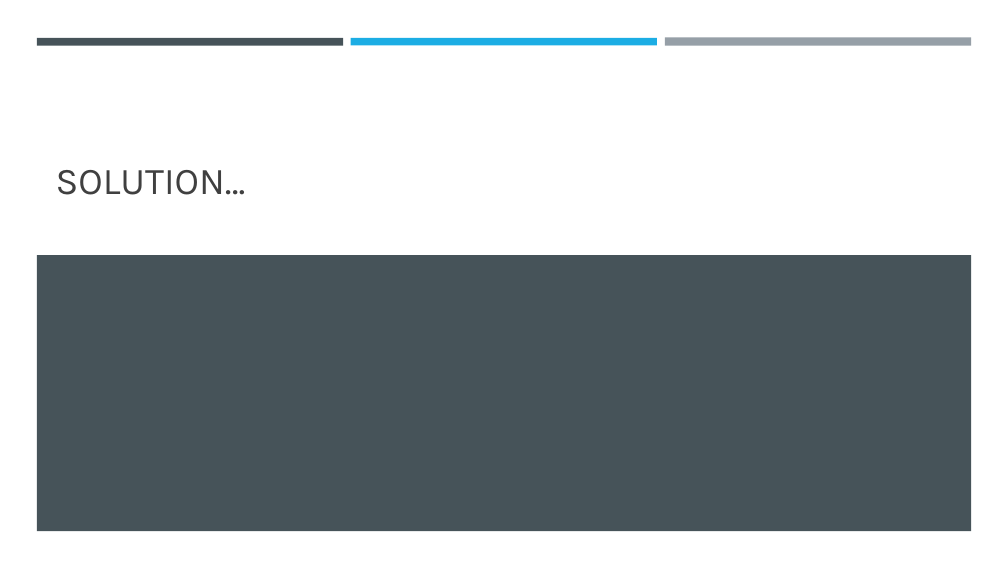
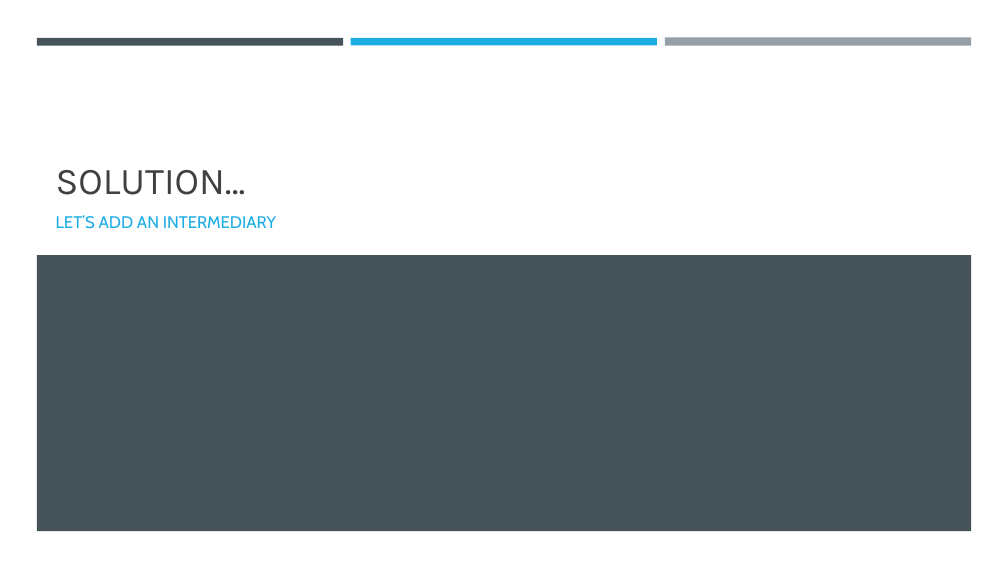
Before and after one commit to vesou/MediatRDemo, a slide deck: slide 9 of How to decouple your code.pptx. Drawn at 1008x567 pixels with LibreOffice and Linux fonts; fonts in the diff are those of the drawing. Boxes give left, top, right and bottom in pixels: in the first picture for what was removed or moved away, otherwise in the second. Text is boxed around its words. In the diff, an @@ line names an element or a change of style, - is before the commit and + after.

```diff
--- a/How to decouple your code.pptx
+++ b/How to decouple your code.pptx
@@ subtitle added at (x1=56, y1=215, x2=276, y2=229), 16 pt, text #1CADE4 @@
+LET’S ADD AN INTERMEDIARY
```
Also in this commit, not shown: 3 other slides changed.
